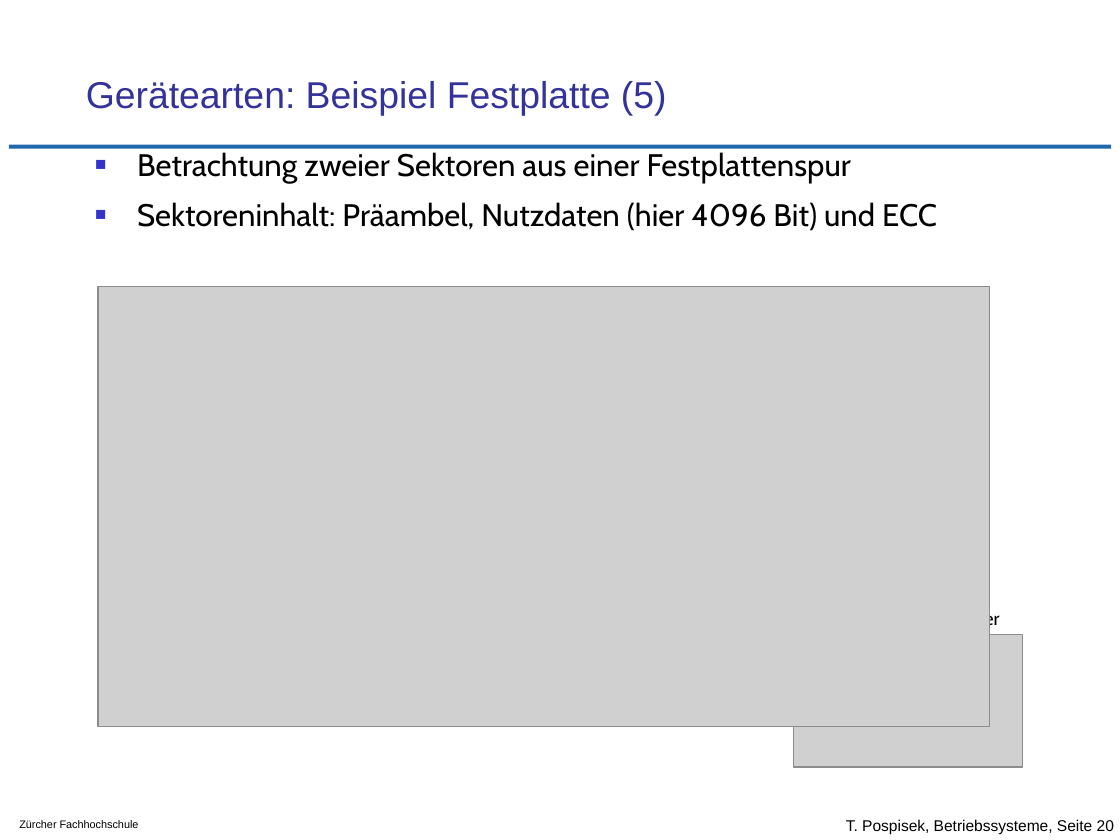
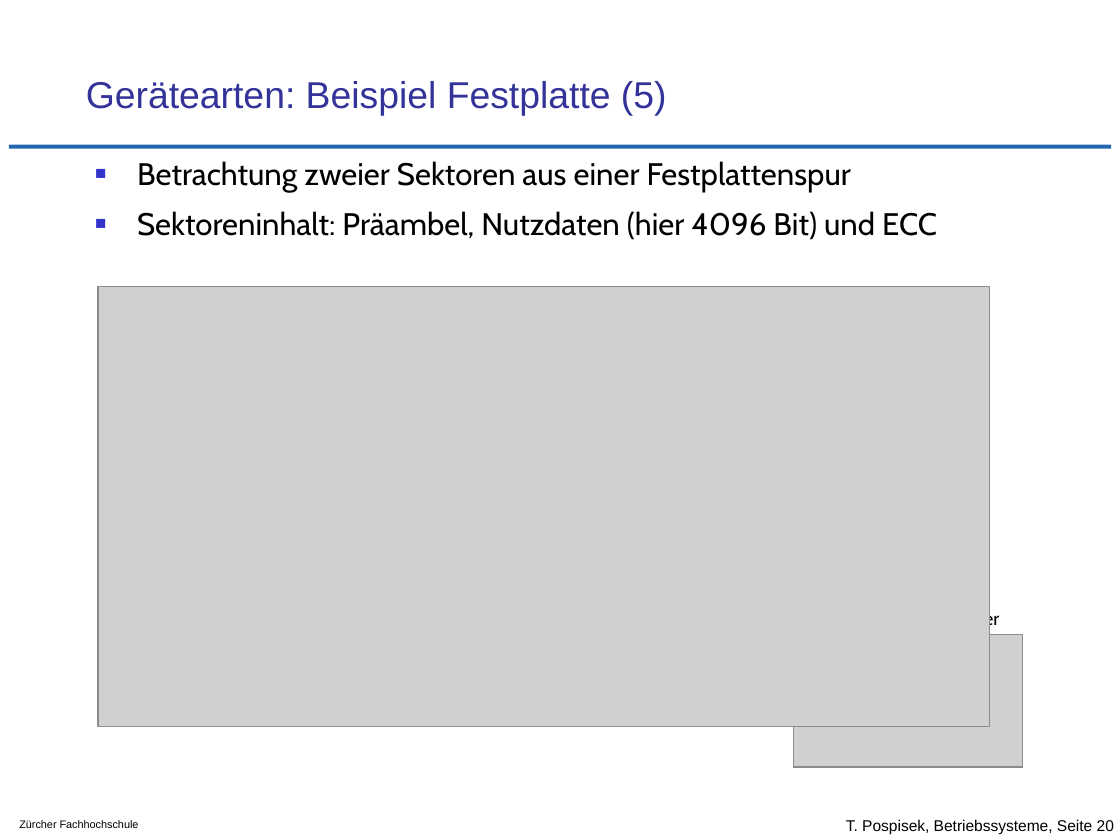
Before and after one commit to tpo/betriebssysteme, a slide deck: slide 20 of 12_Geraete_und_Dateiverwaltung.odp. Drawn at 1120x840 pixels with LibreOffice and Linux fonts; fonts in the diff are those of the drawing; grey boxes stand for pictures; background and template pictures are left out. Boxes give left, top, right and bottom in pixels: in the first picture for what was removed or moved away, otherwise in the second. Text is boxed around its words. In the diff, an @@ line names an element or a change of style, - is before the commit and + after.

Commit message:
div. kleine Verbesserungen
- S.11 ISA Bus entfernt
- S.32 Doppel entfernt
- S.37 /usr besser beschrieben
- S.38, S.43 Layout

```diff
--- a/12_Geraete_und_Dateiverwaltung.odp
+++ b/12_Geraete_und_Dateiverwaltung.odp
@@ text "Betrachtung zweier Sektoren aus einer ...": place and size @@
-text "Betrachtung zweier Sektoren aus einer ..." at [137,152,937,231]
+text "Betrachtung zweier Sektoren aus einer ..." at [137,161,937,240]
```
Also in this commit, not shown: 6 other slides changed.
